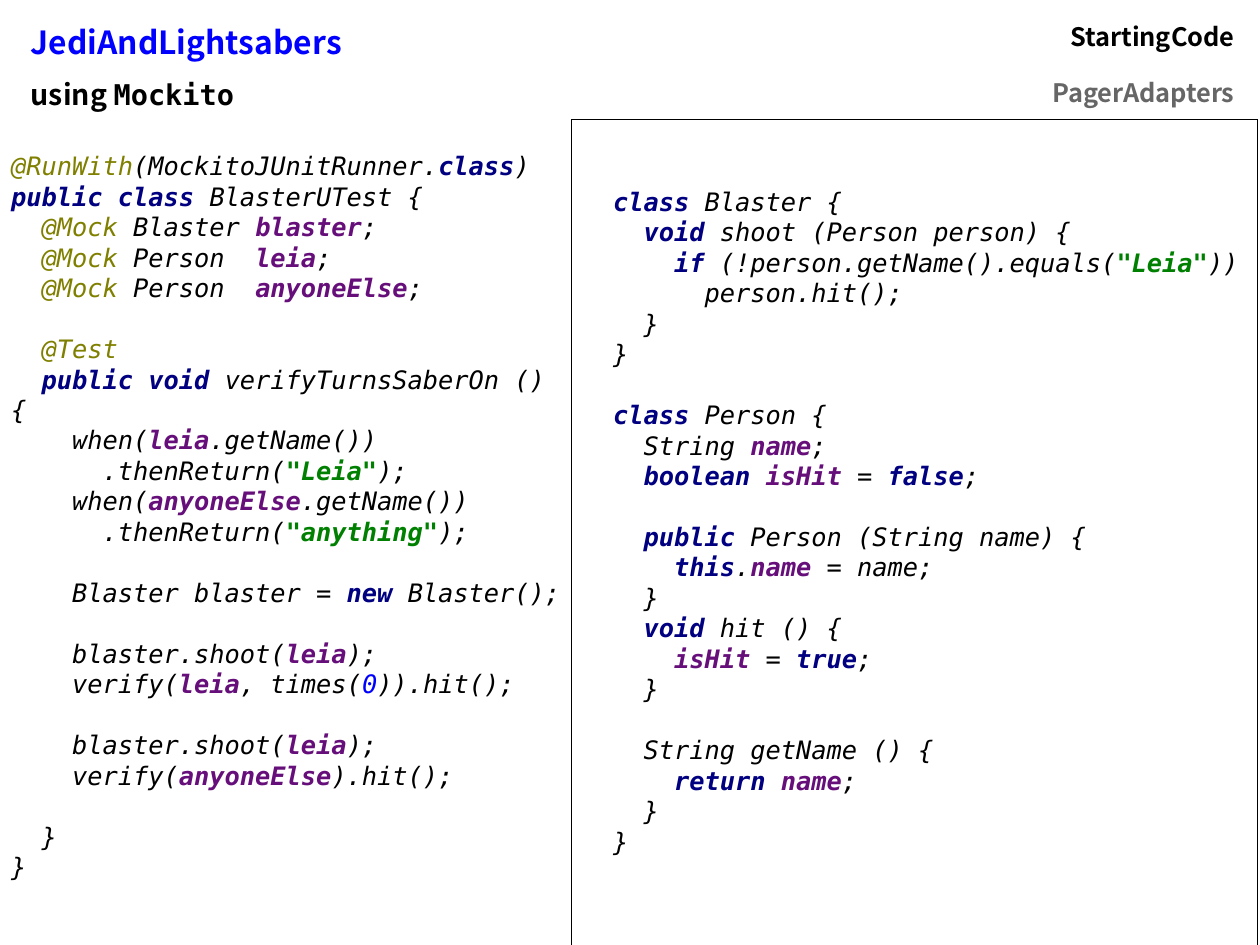
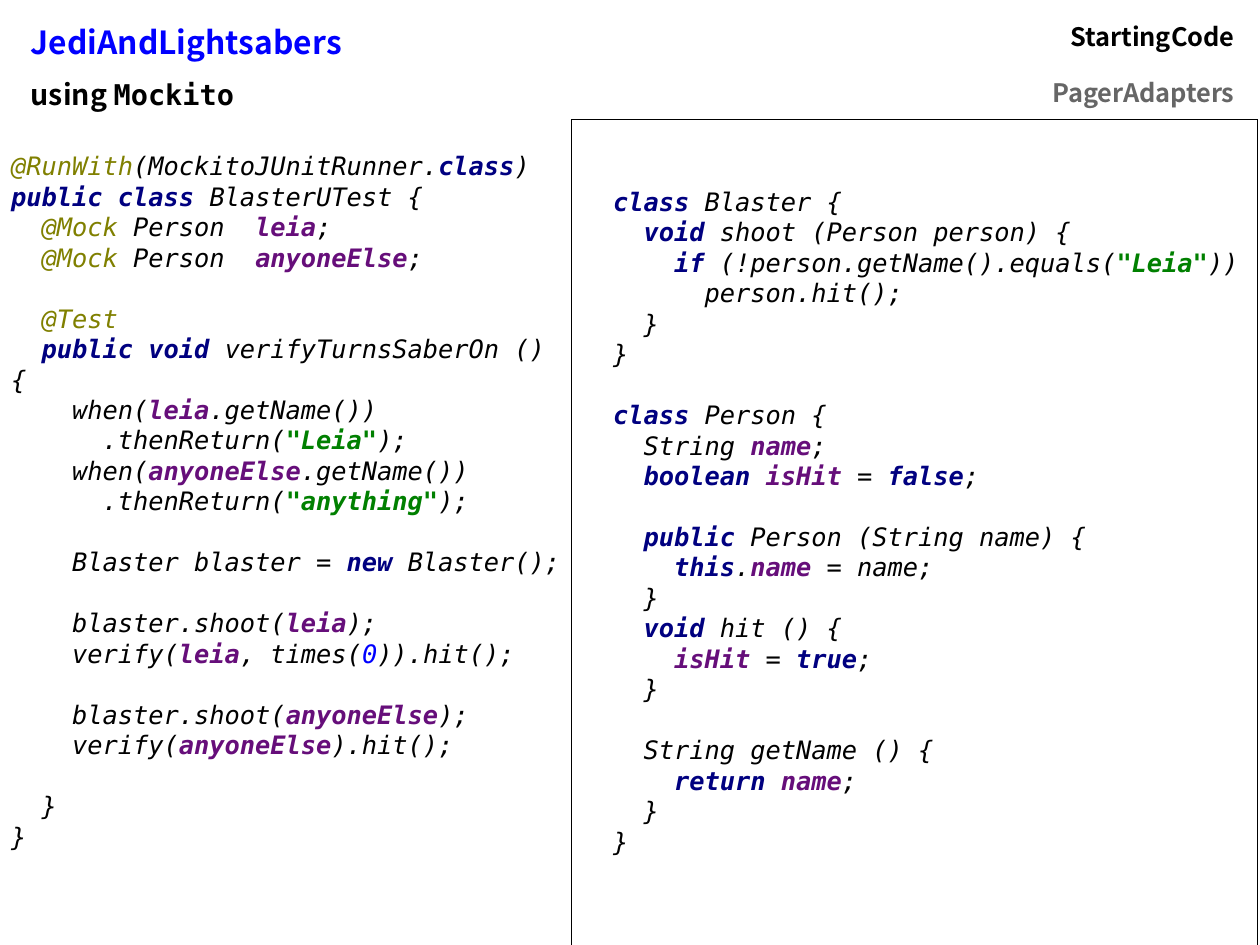
Before and after one commit to flocela/PagerAdaptersHandouts, a slide deck: slide 9 of PagerAdapterPresentation.odp (slide 7 before the commit). Drawn at 1260x945 pixels with LibreOffice and Linux fonts; fonts in the diff are those of the drawing. Boxes give left, top, right and bottom in pixels: in the first picture for what was removed or moved away, otherwise in the second. Text is boxed around its words. In the diff, an @@ line names an element or a change of style, - is before the commit and + after.

```diff
--- a/PagerAdapterPresentation.odp
+++ b/PagerAdapterPresentation.odp
@@ text at (11, 155, 530, 425): text changed @@
-@RunWith(MockitoJUnitRunner.class)
-public class BlasterUTest {
-@Mock Blaster blaster;
-@Mock Person leia;
-@Mock Person anyoneElse;
-@Test
-public void verifyTurnsSaberOn () {
-when(leia.getName())
+@RunWith(MockitoJUnitRunner.class)
+public class BlasterUTest {
+@Mock Person leia;
+@Mock Person anyoneElse;
+@Test
+public void verifyTurnsSaberOn () {
+when(leia.getName())
@@ text at (72, 490, 560, 760): text changed @@
-.thenReturn("anything");
-Blaster blaster = new Blaster();
-blaster.shoot(leia);
-verify(leia, times(0)).hit();
-blaster.shoot(leia);
-verify(anyoneElse).hit();
-}
+.thenReturn("anything");
+Blaster blaster = new Blaster();
+blaster.shoot(leia);
+verify(leia, times(0)).hit();
+blaster.shoot(anyoneElse);
+verify(anyoneElse).hit();
+}
```
Also in this commit, not shown: 10 other slides changed, 6 slides added, 8 slides removed, 3 other files.
